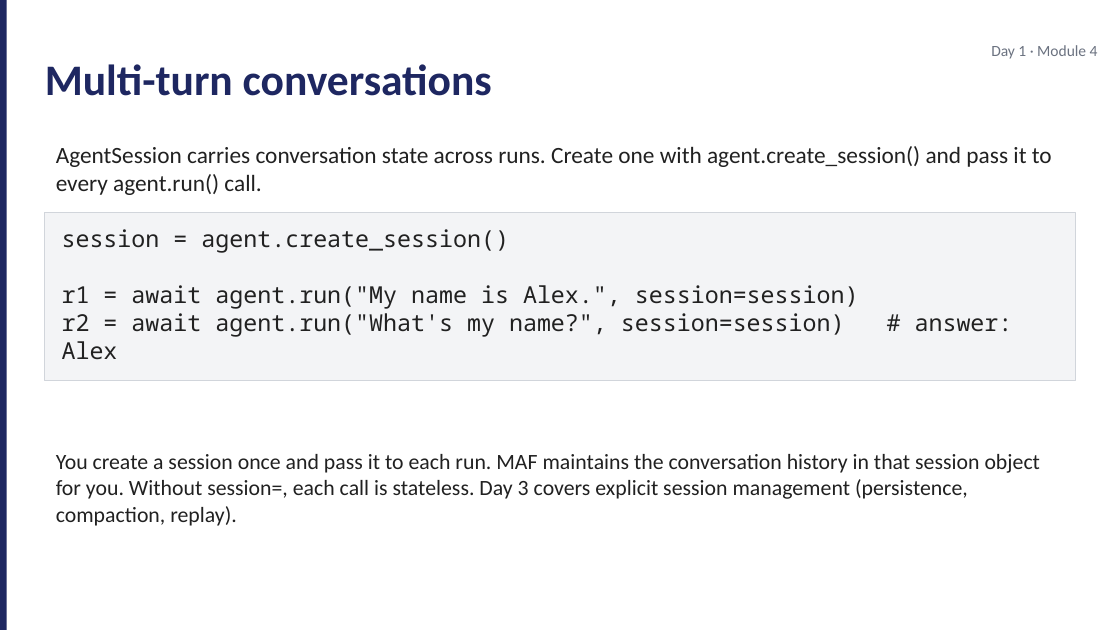
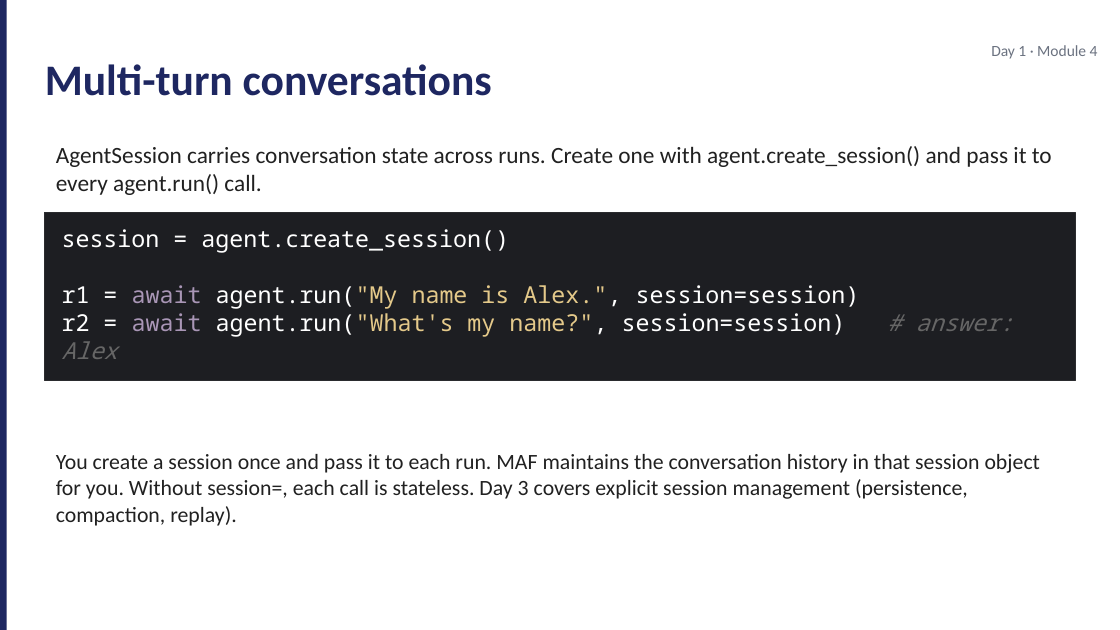
Before and after one commit to JimPiquant/Building-AI-Apps-and-Agents, a slide deck: slide 8 of decks/day1/module-4-maf-101.pptx. Drawn at 1120x630 pixels with LibreOffice and Linux fonts; fonts in the diff are those of the drawing. Boxes give left, top, right and bottom in pixels: in the first picture for what was removed or moved away, otherwise in the second. Text is boxed around its words. In the diff, an @@ line names an element or a change of style, - is before the commit and + after.

```diff
--- a/decks/day1/module-4-maf-101.pptx
+++ b/decks/day1/module-4-maf-101.pptx
@@ rectangle at <box>45,213,1075,381</box>: fill #F3F4F6 to #1D1E22; outline #D1D5DB 0.5 pt to #2A2B2E 0.75 pt @@
@@ text "session = agent.create_session()" at <box>62,229,1014,337</box>: text colour #212121 to #FFFFFF in "session = agent.create_session()", "r1 = agent.run("My Alex.", session=session)", "r2 = agent.run("What's name?", session=session)"; text colour #212121 to #A996B6 in "await", "await"; text colour #212121 to #E4C98A in "agent.run("My name is Alex.",", "agent.run("What's my name?","; text colour #212121 to #666666, italic on in "# answer: Alex" @@
```
Also in this commit, not shown: 3 other slides changed, 16 other files.
